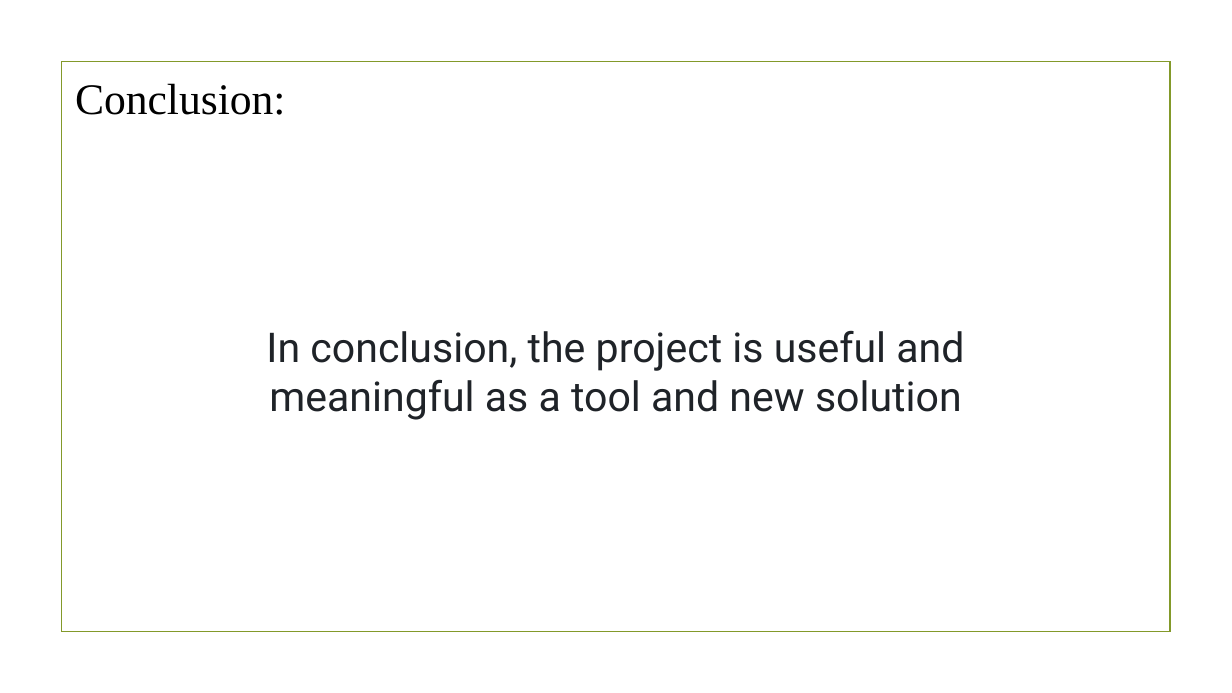
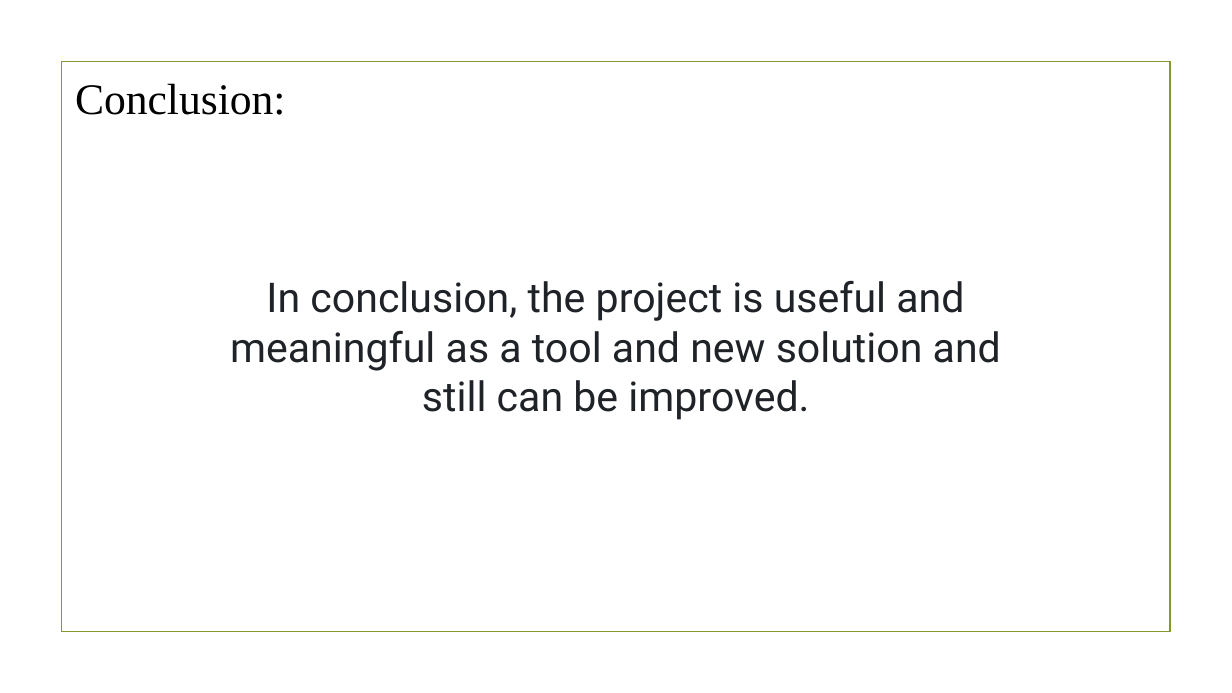
Before and after one commit to Rising-Stars-by-Sunshine/CS-ECON206_Yiwei_Liang_Final_Project, a slide deck: slide 13 of spotlight/presentation.pptx. Drawn at 1232x693 pixels with LibreOffice and Linux fonts; fonts in the diff are those of the drawing; background and template pictures are left out. Boxes give left, top, right and bottom in pixels: in the first picture for what was removed or moved away, otherwise in the second. Text is boxed around its words. In the diff, an @@ line names an element or a change of style, - is before the commit and + after.

```diff
--- a/spotlight/presentation.pptx
+++ b/spotlight/presentation.pptx
@@ text at [230, 280, 1001, 420]: text changed @@
-In conclusion, the project is useful and meaningful as a tool and new solution
+In conclusion, the project is useful and meaningful as a tool and new solution and still can be improved.
```
Also in this commit, not shown: 3 other slides changed.
